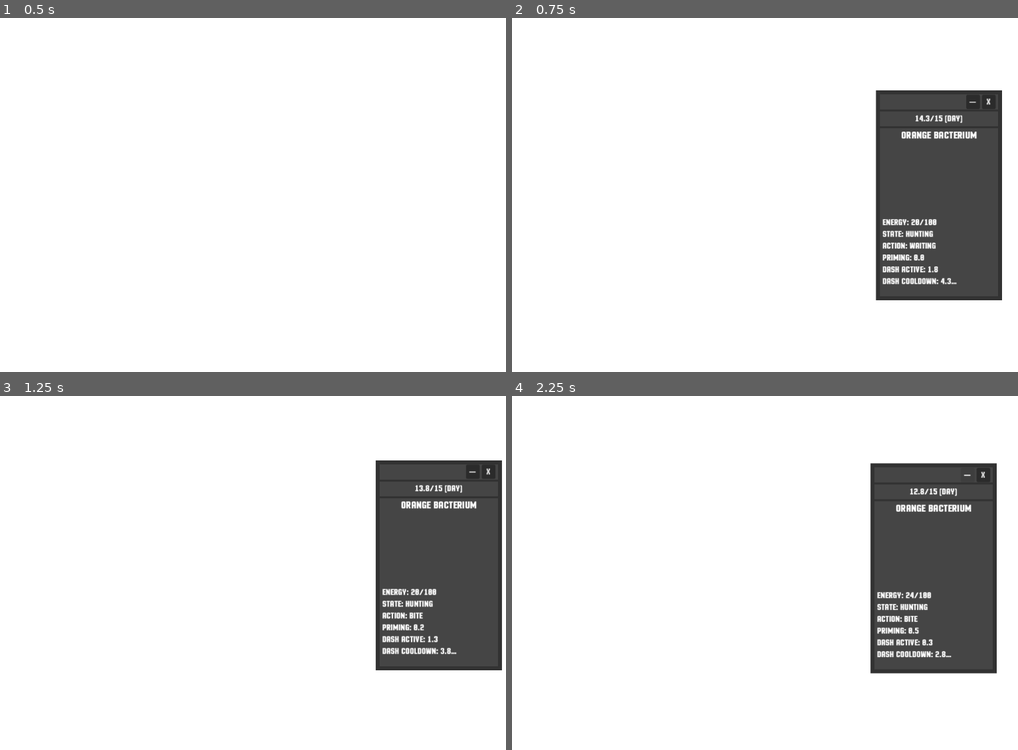
Above: before the commit, frames 1-4 (two rows, left to right).
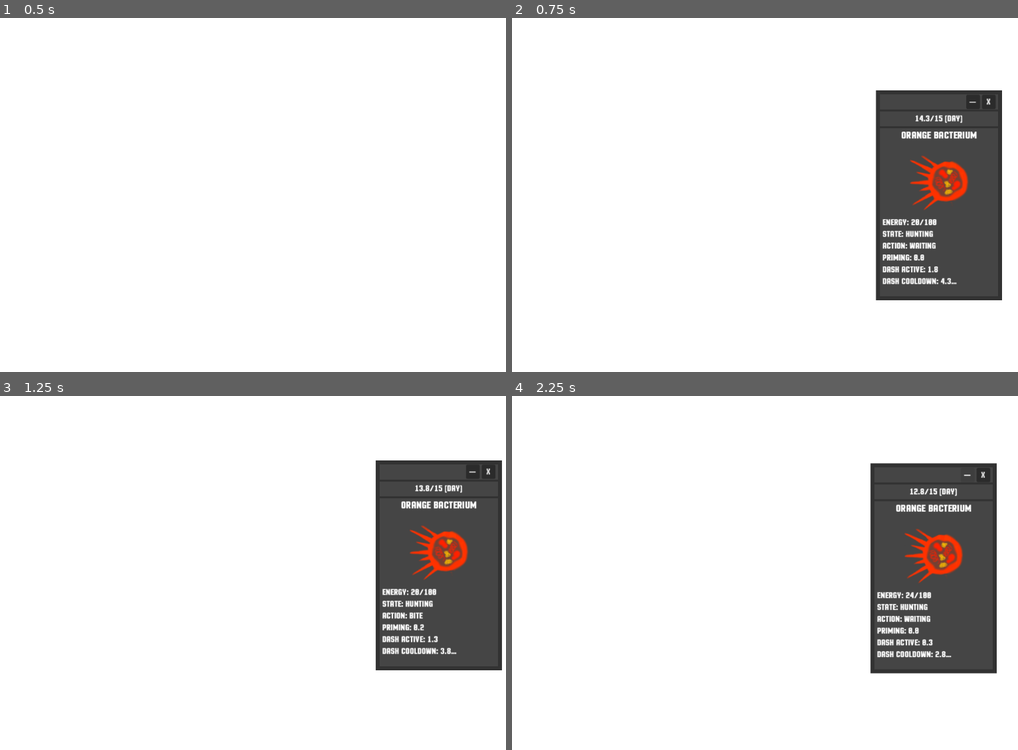
Above: after the commit, the same moments.

Repository: blekki/Bacteriostat
Game: Godot game, scene res://src/bacteriostat/bacteriostat.tscn
Same seed, same stepped clock (60 frames per second), same inputs: the game is played once before the commit and once after it.
Inputs (mouse positions are in pixels of both pictures, inside the frame that each line leads up to):
- Up to frame 1 (0.5 s): no input
- Up to frame 2 (0.75 s): tap Enter at 0.5 s; drag from (643, 209) to (749, 138) at 0.52 s
- Up to frame 3 (1.25 s): no input
- Up to frame 4 (2.25 s): click "—" at 1.25 s; click "—" at 2 s

Frame 1 is identical in both runs. In frame 2, 1.0% of the frame differs, in the area x 78-91%, y 38-55%; in frame 3, 1.0%; in frame 4, 1.0%, in the area x 77-90%, y 37-67%.

Commit message:
Add textures, lumi textures and make the [OrangeBacterium] more aggressive.

Diff:
--- a/src/bacterium/bacterium.tscn
+++ b/src/bacterium/bacterium.tscn
@@ -19,15 +19,12 @@
 luring_radius = 140
 view_distance = 160
 
-[node name="NavigationAgent" type="NavigationAgent2D" parent="." index="3" unique_id=2079435920]
+[node name="Lumi" parent="." index="1" unique_id=1960966770]
+light_mask = 2
+visibility_layer = 2
+
+[node name="NavigationAgent" type="NavigationAgent2D" parent="." index="4" unique_id=2079435920]
 target_desired_distance = 20.0
-
-[node name="ViewDirection" type="Line2D" parent="." index="4" unique_id=1076540450]
-points = PackedVector2Array(0, 0, 100, 0)
-width = 4.0
-default_color = Color(0, 1, 0, 1)
-begin_cap_mode = 2
-end_cap_mode = 2
 
 [node name="ActionPriming" type="Timer" parent="." index="5" unique_id=1915797556]
 process_callback = 0
--- a/src/bacterium/green_bacterium.gd
+++ b/src/bacterium/green_bacterium.gd
@@ -11,7 +11,6 @@
 
 	# set personal parameters
 	bacterium_name = "Green Bacterium"
-	modulate = Color.LAWN_GREEN			# todo: change on texture
 	behavior_state = StateMachine.get_start_green_bacterium_state();
 
 	set_parameters_for_day()
@@ -76,7 +75,7 @@
 	# replace self closer to a prey
 	const LERP_WEIGHT: float = 0.5
 	var direction: Vector2 = prey.global_position - self.global_position
-	var lerp_to = global_position + direction - (direction.normalized() * 32)	# fix collision troubles
+	var lerp_to = global_position + direction - (direction.normalized() * 40)	# fix collision troubles
 	global_position = lerp(global_position, lerp_to, LERP_WEIGHT)
 	rotation = lerp_angle(rotation, direction.angle(), LERP_WEIGHT)
 
--- a/src/bacterium/green_bacterium.tscn
+++ b/src/bacterium/green_bacterium.tscn
@@ -2,7 +2,21 @@
 
 [ext_resource type="PackedScene" uid="uid://m5iibvcvh23p" path="res://src/bacterium/bacterium.tscn" id="1_m1jx1"]
 [ext_resource type="Script" uid="uid://cnegtm2iijkt4" path="res://src/bacterium/green_bacterium.gd" id="2_wljwo"]
+[ext_resource type="Texture2D" uid="uid://bt41vvhw28177" path="res://assets/green_bacterium.png" id="3_7xdro"]
+[ext_resource type="Texture2D" uid="uid://bhty3tf2c1xuf" path="res://assets/green_lumi.png" id="4_7xdro"]
+
+[sub_resource type="CanvasItemMaterial" id="CanvasItemMaterial_7xdro"]
+light_mode = 1
 
 [node name="GreenBacterium" unique_id=1553382449 instance=ExtResource("1_m1jx1")]
 script = ExtResource("2_wljwo")
 dash_attack_radius = 120
+metadata/_edit_group_ = true
+
+[node name="Texture" parent="." index="0" unique_id=314057492]
+texture = ExtResource("3_7xdro")
+
+[node name="Lumi" parent="." index="1" unique_id=1960966770]
+self_modulate = Color(1, 1, 1, 0)
+material = SubResource("CanvasItemMaterial_7xdro")
+texture = ExtResource("4_7xdro")
--- a/src/bacterium/orange_bacterium.gd
+++ b/src/bacterium/orange_bacterium.gd
@@ -13,7 +13,6 @@
 
 	# set personal parameters
 	bacterium_name = "Orange Bacterium"
-	modulate = Color.ORANGE				# todo: change on texture
 	behavior_state = StateMachine.get_start_orange_bacterium_state();
 	dash_timer.timeout.connect(_on_dash_timer_timeout)
 
@@ -124,7 +123,7 @@
 
 	# rules how to identified object
 	var identification_rules = func(object: Entity) -> Enums.RelationshipTypes:
-		if (object is PurpleBacterium) or (object is EnergyCell):
+		if (object is Entity) and not (object is OrangeBacterium):
 			return Enums.RelationshipTypes.PREY
 		return Enums.RelationshipTypes.NONE # default
 
--- a/src/bacterium/orange_bacterium.tscn
+++ b/src/bacterium/orange_bacterium.tscn
@@ -2,13 +2,27 @@
 
 [ext_resource type="PackedScene" uid="uid://m5iibvcvh23p" path="res://src/bacterium/bacterium.tscn" id="1_t0hj7"]
 [ext_resource type="Script" uid="uid://b2ir52vl5gir6" path="res://src/bacterium/orange_bacterium.gd" id="2_11rw8"]
+[ext_resource type="Texture2D" uid="uid://c34pf0dvcglcr" path="res://assets/orange_bacterium.png" id="3_78ysb"]
+[ext_resource type="Texture2D" uid="uid://r21ynfssojby" path="res://assets/orange_lumi.png" id="4_162a5"]
 
 [node name="Bacterium" unique_id=1553382449 instance=ExtResource("1_t0hj7")]
 script = ExtResource("2_11rw8")
 warning_radius = 95
 is_stealth_mode_on = false
-dash_acceleration = 15.0
-field_of_dash = 0.2617993877991494
+
+[node name="Texture" parent="." index="0" unique_id=314057492]
+position = Vector2(-10, 2)
+texture = ExtResource("3_78ysb")
+
+[node name="Lumi" parent="." index="1" unique_id=1960966770]
+position = Vector2(-10, 2)
+texture = ExtResource("4_162a5")
+
+[node name="Collision" parent="." index="2" unique_id=299581857]
+position = Vector2(4, 0)
+
+[node name="ClickableCollision" parent="ClickableArea" parent_id_path=PackedInt32Array(1380816360) index="0" unique_id=186964460]
+position = Vector2(4, 0)
 
 [node name="DashTimer" type="Timer" parent="." index="6" unique_id=632611988]
 wait_time = 2.5
--- a/src/bacterium/purple_bacterium.gd
+++ b/src/bacterium/purple_bacterium.gd
@@ -7,7 +7,6 @@
 
 	# override var's
 	bacterium_name = "Purple Bacterium"
-	modulate = Color.PURPLE				# todo: change on texture
 	behavior_state = StateMachine.get_start_purple_bacterium_state();
 
 	# set personal action radii
--- a/src/bacterium/purple_bacterium.tscn
+++ b/src/bacterium/purple_bacterium.tscn
@@ -2,6 +2,32 @@
 
 [ext_resource type="PackedScene" uid="uid://m5iibvcvh23p" path="res://src/bacterium/bacterium.tscn" id="1_5pxxg"]
 [ext_resource type="Script" uid="uid://3r2ovofbmd1w" path="res://src/bacterium/purple_bacterium.gd" id="2_fwdc8"]
+[ext_resource type="Texture2D" uid="uid://ddqpttluhwlc4" path="res://assets/purple_bacterium.png" id="3_44e8l"]
+[ext_resource type="Texture2D" uid="uid://bosx6gotfo8bq" path="res://assets/purple_lumi.png" id="4_adisn"]
+
+[sub_resource type="CapsuleShape2D" id="CapsuleShape2D_44e8l"]
+radius = 34.0
+height = 92.0
+
+[sub_resource type="CapsuleShape2D" id="CapsuleShape2D_adisn"]
+radius = 34.0
+height = 92.0
 
 [node name="Bacterium" unique_id=1553382449 instance=ExtResource("1_5pxxg")]
 script = ExtResource("2_fwdc8")
+
+[node name="Texture" parent="." index="0" unique_id=314057492]
+texture = ExtResource("3_44e8l")
+
+[node name="Lumi" parent="." index="1" unique_id=1960966770]
+texture = ExtResource("4_adisn")
+
+[node name="Collision" parent="." index="2" unique_id=299581857]
+position = Vector2(-4, 0)
+rotation = 1.5707964
+shape = SubResource("CapsuleShape2D_44e8l")
+
+[node name="ClickableCollision" parent="ClickableArea" parent_id_path=PackedInt32Array(1380816360) index="0" unique_id=186964460]
+position = Vector2(-4, 0)
+rotation = 1.5707964
+shape = SubResource("CapsuleShape2D_adisn")
--- a/src/behavior/fission_state.gd
+++ b/src/behavior/fission_state.gd
@@ -12,6 +12,8 @@
 			bacterium.change_state_to(StateMachine.hunting_state)
 		elif bacterium is PurpleBacterium:
 			if Singlton.is_day():
+				bacterium.set_parameters_for_day()
 				bacterium.change_state_to(StateMachine.cell_finding_state)
 			else:
+				bacterium.set_parameters_for_night()
 				bacterium.change_state_to(StateMachine.hunting_state)
--- a/src/behavior/swim_away.gd
+++ b/src/behavior/swim_away.gd
@@ -12,8 +12,10 @@
 		# purple bacterium
 		if bacterium is PurpleBacterium:
 			if Singlton.is_day():
+				bacterium.set_parameters_for_day()
 				bacterium.change_state_to(StateMachine.cell_finding_state)
 			else:
+				bacterium.set_parameters_for_night()
 				bacterium.change_state_to(StateMachine.hunting_state)
 		# orange bacterium
 		elif bacterium is OrangeBacterium:
--- a/src/energy_cell/energy_cell.tscn
+++ b/src/energy_cell/energy_cell.tscn
@@ -11,13 +11,16 @@
 [node name="Texture" parent="." index="0" unique_id=314057492]
 self_modulate = Color(0.35453427, 1, 0.58993244, 1)
 position = Vector2(0, 4.9999995)
+scale = Vector2(1.2, 1.2)
 texture = ExtResource("3_v5jjv")
 
 [node name="Lumi" parent="." index="1" unique_id=1960966770]
 visible = false
 
 [node name="Collision" parent="." index="2" unique_id=299581857]
+visible = true
 scale = Vector2(1.5, 1.5)
 
 [node name="ClickableCollision" parent="ClickableArea" parent_id_path=PackedInt32Array(1380816360) index="0" unique_id=186964460]
+visible = true
 scale = Vector2(1.5, 1.5)
--- a/src/entity/entity.gd
+++ b/src/entity/entity.gd
@@ -26,6 +26,9 @@
 	_random.randomize()
 	debug_layer = Debug.get_new_layer()
 	position = _generate_smart_point()
+
+func _process(_delta: float):
+	_update_lumi_texture()
 
 func _physics_process(_delta: float):
 	_deceleration()
@@ -61,6 +64,16 @@
 		self.velocity += -dot * normal			# lose momentum
 		if collider is Entity:					# is moveble object
 			collider.velocity += dot * normal	# get momentum
+
+func _update_lumi_texture():
+	var lumi: Sprite2D = $Lumi
+	var alpha: float = lumi.self_modulate.a
+	const WEIGHT: float = 0.1
+	if Singlton.is_day():
+		alpha = lerp(alpha, 0.0, WEIGHT) # off lumi
+	else:
+		alpha = lerp(alpha, 1.0, WEIGHT) # on lumi
+	lumi.self_modulate.a = alpha
 
 func get_personal_name() -> String:
 	return entity_name
--- a/src/entity/entity.tscn
+++ b/src/entity/entity.tscn
@@ -6,10 +6,10 @@
 light_mode = 1
 
 [sub_resource type="CircleShape2D" id="CircleShape2D_v5jjv"]
-radius = 32.0
+radius = 34.0
 
 [sub_resource type="CircleShape2D" id="CircleShape2D_mqjxt"]
-radius = 32.0
+radius = 34.058773
 
 [node name="Entity" type="CharacterBody2D" unique_id=1553382449]
 z_index = -1
@@ -23,7 +23,6 @@
 material = SubResource("CanvasItemMaterial_jrrsu")
 
 [node name="Collision" type="CollisionShape2D" parent="." unique_id=299581857]
-visible = false
 shape = SubResource("CircleShape2D_v5jjv")
 
 [node name="ClickableArea" type="Area2D" parent="." unique_id=1380816360]
@@ -31,7 +30,6 @@
 collision_mask = 256
 
 [node name="ClickableCollision" type="CollisionShape2D" parent="ClickableArea" unique_id=186964460]
-visible = false
 shape = SubResource("CircleShape2D_mqjxt")
 
 [connection signal="input_event" from="ClickableArea" to="." method="_on_clickable_area_input_event"]
--- a/src/hud/hud.gd
+++ b/src/hud/hud.gd
@@ -48,7 +48,6 @@
 
 # <> text changing <>
 func _print_empty_page():
-	_name_label.text = "Undefined"
 	_info_label.text  = "energy: 0 (DEAD)\n"
 
 func _update_season_info():
--- a/src/world/world.gd
+++ b/src/world/world.gd
@@ -217,7 +217,7 @@
 	child.velocity = new_velocity
 
 	# add tiny offset to solve collision problems
-	const OFFSET: int = 30
+	const OFFSET: int = 55
 	child.position = parent.global_position + direction * OFFSET
 
 func _on_remove_object(object: Entity):
Binary file changed: assets/grass_energy_cell.png
Binary file added: assets/green_bacterium.png
Not shown, added: assets/green_bacterium.png.import
Binary file added: assets/green_lumi.png
Not shown, added: assets/green_lumi.png.import
Binary file added: assets/orange_bacterium.png
Not shown, added: assets/orange_bacterium.png.import
Binary file added: assets/orange_lumi.png
Not shown, added: assets/orange_lumi.png.import
Binary file added: assets/purple_bacterium.png
Not shown, added: assets/purple_bacterium.png.import
Binary file added: assets/purple_lumi.png
(and 1 more such lines)
